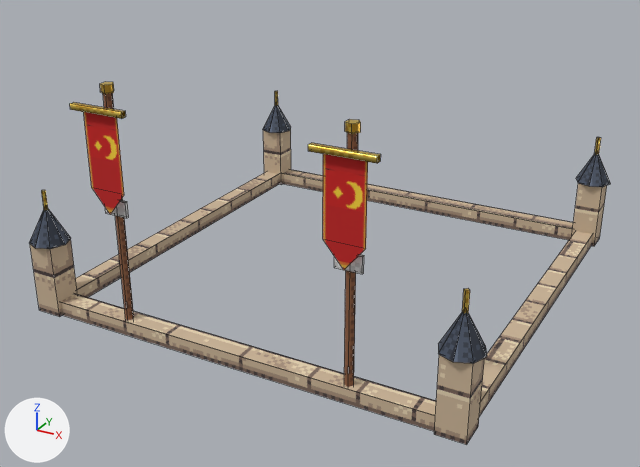
One commit to the Blender file art_source/blender/ottomans/upgrade_kit.blend: the scene before it, then after it.
The view is the same before and after, from a 50 mm camera at (3.24, -6.31, 3.47) aimed at (-0.02, -0.39, 0.51). Every picture has the same lights, and +X, +Y and +Z are marked at lower left. The older version comes first. Mesh edges are drawn as thin lines.

In view in the first picture: 'upgrade_kit_ottomans'.
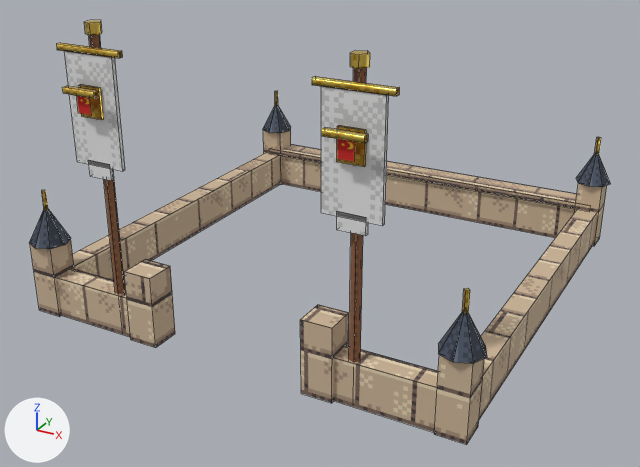
Boxes (x1, y1, x2, y2) around the edits, measured in the pictures (640 x 467 px; the box of a moved part takes in the faces that stretch with it):
'upgrade_kit_ottomans', reshaped (17% taller): before (29, 82, 610, 444); after (29, 20, 610, 444)
part 1 of me_upgrade_kit_ottomans, moved or reshaped (not visible afterwards): before (283, 170, 573, 229)
part 2 of me_upgrade_kit_ottomans, moved or reshaped (mostly hidden): before (75, 172, 278, 290); after (72, 153, 278, 266)
part 3 of me_upgrade_kit_ottomans, moved or reshaped: before (481, 231, 592, 400); after (481, 210, 596, 375)
part 4 of me_upgrade_kit_ottomans, moved or reshaped: before (103, 93, 134, 320); after (89, 35, 125, 295)
part 5 of me_upgrade_kit_ottomans, moved or reshaped: before (100, 84, 114, 94); after (84, 22, 102, 35)
part 6 of me_upgrade_kit_ottomans, moved or reshaped: before (346, 119, 361, 124); after (86, 20, 101, 23)
part 7 of me_upgrade_kit_ottomans, moved or reshaped: before (105, 201, 127, 218); after (88, 160, 112, 181)
part 8 of me_upgrade_kit_ottomans, moved or reshaped: before (125, 202, 129, 218); after (110, 169, 114, 180)
part 9 of me_upgrade_kit_ottomans, moved or reshaped: before (70, 102, 126, 119); after (56, 43, 122, 58)
part 10 of me_upgrade_kit_ottomans, rebuilt: before (344, 132, 358, 387); after (349, 68, 367, 362)
part 11 of me_upgrade_kit_ottomans, rebuilt (24% taller): before (282, 174, 572, 240); after (282, 156, 575, 238)
part 12 of me_upgrade_kit_ottomans, rebuilt (mostly hidden before): before (77, 174, 279, 297); after (74, 156, 280, 280)
part 13 of me_upgrade_kit_ottomans, rebuilt (mostly hidden before): before (479, 234, 593, 417); after (479, 213, 597, 419)
part 14 of me_upgrade_kit_ottomans, deleted: before (92, 122, 381, 274)
part 15 of me_upgrade_kit_ottomans, built on: before (61, 112, 436, 431); after (56, 51, 438, 432)
part 16 of me_upgrade_kit_ottomans, added (beige): after (269, 145, 591, 212)

Edits to the bpy script that builds the scene:
```text
Change me_upgrade_kit_ottomans:
    used by ob_upgrade_kit_ottomans; location = (0.0, 0.0, 0.0)
    remove me_upgrade_kit_ottomans.from_pydata(...)  # 434 vertices, 138 faces; spans x -1.88..1.88, y -1.88..1.88, z 0.0..1.96
    add me_upgrade_kit_ottomans.from_pydata(...)  # 604 vertices, 184 faces; spans x -1.88..1.88, y -1.97..1.88, z 0.0..2.38
    me_upgrade_kit_ottomans part 1: the loose piece of 4 vertices spanning x -1.72..1.72, y 1.64..1.8, z 0.12 is moved by (0.0, 0.0, 0.22)
    me_upgrade_kit_ottomans part 2: the loose piece of 4 vertices spanning x -1.8..-1.64, y -1.72..1.72, z 0.12 is moved by (0.0, 0.0, 0.22)
    me_upgrade_kit_ottomans part 3: the loose piece of 4 vertices spanning x 1.64..1.8, y -1.72..1.72, z 0.12 is moved by (0.0, 0.0, 0.22)
    me_upgrade_kit_ottomans part 4: the loose piece of 10 vertices spanning x -0.98..-0.92, y -1.77..-1.71, z 0.0..1.9 is scaled about its middle by (1.14, 1.14, 1.21), then moved by (-0.05, -0.02, 0.2)
    me_upgrade_kit_ottomans part 5: the loose piece of 10 vertices spanning x -0.99..-0.9, y -1.79..-1.69, z 1.9..1.96 is moved by (-0.05, -0.02, 0.41)
    me_upgrade_kit_ottomans part 6: the loose piece of 5 vertices spanning x 0.91..1.0, y -1.79..-1.69, z 1.96 is moved by (-1.95, -0.02, 0.42)
    me_upgrade_kit_ottomans part 7: the loose piece of 4 vertices spanning x -1.05..-0.85, y -1.78, z 0.99..1.11 is moved by (-0.05, -0.07, 0.3)
    me_upgrade_kit_ottomans part 8: the loose piece of 4 vertices spanning x -0.85, y -1.78..-1.76, z 0.99..1.11 is moved by (-0.05, -0.06, 0.3)
    me_upgrade_kit_ottomans part 9: the loose piece of 8 vertices spanning x -1.18..-0.72, y -1.88..-1.84, z 1.78..1.82 is multiplied about its middle by the matrix ((-1.17, 0.0, 0.0), (0.0, 0.0, -1.17), (0.0, -1.17, 0.0)), then moved by (-0.05, 0.03, 0.4)
    me_upgrade_kit_ottomans part 10: the loose piece of 10 vertices spanning x 0.92..0.99, y -1.77..-1.71, z 0.0..1.9 is rebuilt with 10 vertices and now spans x 0.97..1.04, y -1.8..-1.72, z 0.0..2.3
    me_upgrade_kit_ottomans part 11: the loose piece of 4 vertices spanning x -1.72..1.72, y 1.64, z 0.0..0.12 is rebuilt with 4 vertices and now spans x -1.72..1.72, y 1.63, z 0.0..0.34
    me_upgrade_kit_ottomans part 12: the loose piece of 4 vertices spanning x -1.64, y -1.72..1.72, z 0.0..0.12 is rebuilt with 4 vertices and now spans x -1.63, y -1.72..1.72, z 0.0..0.34
    me_upgrade_kit_ottomans part 13: the loose piece of 4 vertices spanning x 1.8, y -1.72..1.72, z 0.0..0.12 is rebuilt with 4 vertices and now spans x 1.81, y -1.72..1.72, z 0.0..0.34
    me_upgrade_kit_ottomans part 14: 10 loose pieces with 50 vertices, spanning x -1.1..1.18, y -1.88..-1.69, z 0.99..1.96, are deleted
    me_upgrade_kit_ottomans part 15: 20 vertices removed from x -1.72..1.72, y -1.84..-1.64, z 0.0..1.8; 220 vertices added at x -1.72..1.72, y -1.97..-1.6, z 0.0..2.38
    me_upgrade_kit_ottomans part 16: 20 vertices added at x -1.75..1.75, y 1.6..1.84, z 0.34..0.4
    other edits to the shape of me_upgrade_kit_ottomans do not show in these pictures
```
